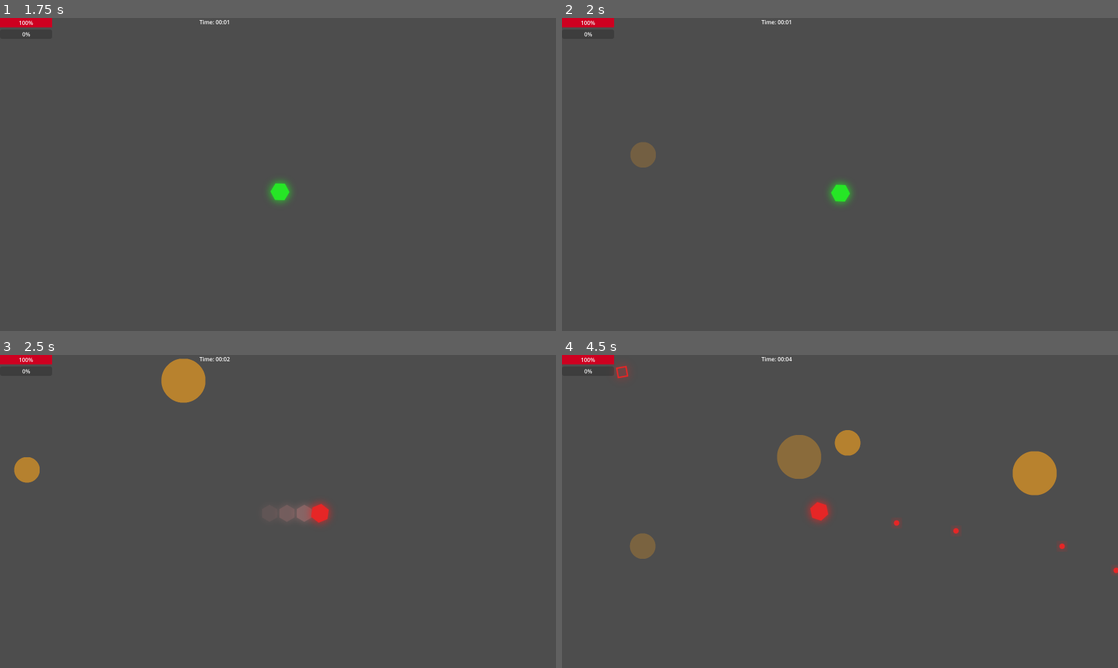
Above: before the commit, frames 1-4 (two rows, left to right).
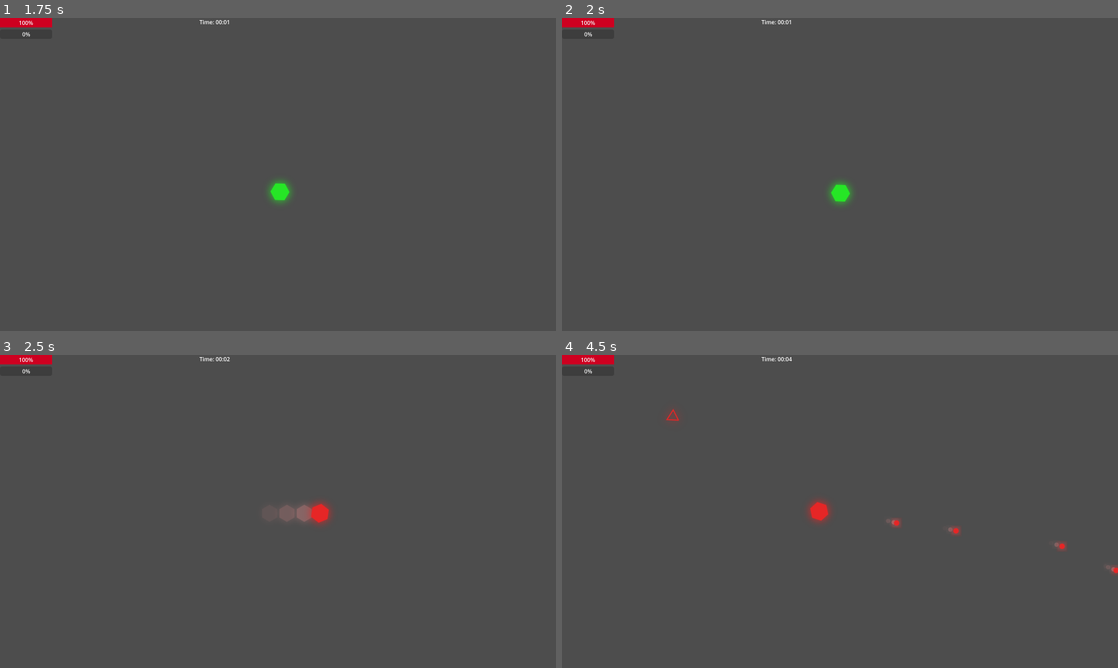
Above: after the commit, the same moments.

Repository: E3-Hub/major-jam-7
Game: Godot game, scene res://scenes/world/main.tscn
The game is run twice, just before and just after one commit, with the same random seed, the same clock (stepped at 60 frames per second) and the same inputs.
Inputs (mouse positions are in pixels of both pictures, inside the frame that each line leads up to):
- Up to frame 1 (1.75 s): tap Enter at 0.5 s; move the mouse to (400, 158) at 0.52 s; hold D (move_right) 0.53-1.28 s; tap Space (dash) at 0.6, 1.25, 1.55 s; move the mouse to (166, 190) at 1.27 s; hold S (move_down) from 1.28 s (still down); tap Q (cycle_color_next) at 1.35 s
- Up to frame 2 (2 s): keep holding S (move_down)
- Up to frame 3 (2.5 s): move the mouse to (333, 442) at 2.02 s; release S (move_down) at 2.03 s; hold D (move_right) from 2.03 s (still down); tap E (cycle_color_prev) at 2.1 s; tap Space (dash) at 2.3 s
- Up to frame 4 (4.5 s): move the mouse to (812, 574) at 2.77 s; release D (move_right) at 2.78 s; hold W (move_up) 2.78-3.53 s; tap Space (dash) at 2.85, 3.8, 4.35 s; move the mouse to (1006, 558) at 3.52 s; press the mouse at (1006, 558) at 3.53 s; hold A (move_left) from 3.53 s (still down); move the mouse to (673, 464) at 4.27 s; release the mouse at (673, 464) at 4.28 s

Frame 1 is identical in both runs. In frame 2, 0.3% of the frame differs, in the area x 12-17%, y 39-48%; in frame 3, 1.2%; in frame 4, 2.6%, in the area x 9-100%, y 3-70%.

Commit message:
final adjust

Diff:
--- a/scenes/enemies/bosses/cannon_boss.tscn
+++ b/scenes/enemies/bosses/cannon_boss.tscn
@@ -31,6 +31,7 @@
 landing_damage = 50
 landing_knockback_force = 600.0
 shoot_range = 1000.0
+exp_value = 120
 
 [node name="WarningCircle" parent="LandingArea" index="0"]
 scale = Vector2(0.539062, 0.539062)
@@ -38,3 +39,6 @@
 [node name="Sprite2D" parent="." index="2"]
 material = SubResource("ShaderMaterial_tqxf2")
 texture = ExtResource("2_yee7a")
+
+[node name="HealthSystem" parent="." index="3"]
+max_health = 480
--- a/scenes/enemies/bosses/dashing_boss.tscn
+++ b/scenes/enemies/bosses/dashing_boss.tscn
@@ -33,6 +33,8 @@
 height = 96.0
 
 [node name="DashingBoss" instance=ExtResource("1_iqv2l")]
+dash_range = 800.0
+exp_value = 100
 
 [node name="CollisionShape2D" parent="." index="0"]
 rotation = 1.5708
@@ -43,6 +45,9 @@
 scale = Vector2(0.8, 0.8)
 texture = ExtResource("2_1ndb3")
 
+[node name="HealthSystem" parent="." index="2"]
+max_health = 320
+
 [node name="CollisionShape2D" parent="DashAttackArea" index="0"]
 rotation = 1.5708
 shape = SubResource("CapsuleShape2D_lejqn")
--- a/scenes/enemies/bosses/shooting_boss.tscn
+++ b/scenes/enemies/bosses/shooting_boss.tscn
@@ -30,6 +30,7 @@
 
 [node name="ShootingBoss" instance=ExtResource("1_j4y3o")]
 script = ExtResource("1_4jiwq")
+exp_value = 80
 
 [node name="CollisionShape2D" parent="." index="0"]
 shape = SubResource("CircleShape2D_k02oh")
@@ -39,3 +40,6 @@
 position = Vector2(0, -9)
 scale = Vector2(0.8, 0.8)
 texture = ExtResource("3_k02oh")
+
+[node name="HealthSystem" parent="." index="2"]
+max_health = 200
--- a/scenes/enemies/cannon_enemy.tscn
+++ b/scenes/enemies/cannon_enemy.tscn
@@ -23,12 +23,12 @@
 script = ExtResource("2_cannon")
 spawn_warning_time = 3.0
 landing_damage = 30
-landing_radius = 40.0
 landing_knockback_force = 300.0
 shoot_range = 400.0
 shoot_cooldown = 4.0
 bullet_scene = ExtResource("3_ov0ih")
 speed = 0.0
+exp_value = 15
 
 [node name="LandingArea" type="Area2D" parent="." index="0"]
 collision_layer = 0
@@ -49,7 +49,7 @@
 texture = ExtResource("6_ov0ih")
 
 [node name="HealthSystem" parent="." index="3"]
-max_health = 80
+max_health = 120
 
 [node name="WarningTimer" type="Timer" parent="." index="4"]
 
--- a/scenes/enemies/dashing_enemy.tscn
+++ b/scenes/enemies/dashing_enemy.tscn
@@ -27,6 +27,7 @@
 dash_damage = 25
 reflect_knockback_force = 300.0
 speed = 80.0
+exp_value = 12
 
 [node name="CollisionShape2D" parent="." index="0"]
 shape = SubResource("CircleShape2D_l333l")
@@ -36,7 +37,7 @@
 texture = ExtResource("4_lq5po")
 
 [node name="HealthSystem" parent="." index="2"]
-max_health = 60
+max_health = 80
 
 [node name="DashTimer" type="Timer" parent="." index="3"]
 
--- a/scenes/player/player_bullet.tscn
+++ b/scenes/player/player_bullet.tscn
@@ -1,8 +1,9 @@
-[gd_scene load_steps=6 format=3 uid="uid://s0kxug1tajl2"]
+[gd_scene load_steps=7 format=3 uid="uid://s0kxug1tajl2"]
 
 [ext_resource type="Script" uid="uid://thhmcdhiy441" path="res://scripts/player/player_bullet.gd" id="1_fgkn0"]
 [ext_resource type="Shader" uid="uid://ct66c7vhhyphg" path="res://assets/shaders/color_change.gdshader" id="2_fgkn0"]
 [ext_resource type="Texture2D" uid="uid://kssbx2cikxd7" path="res://assets/player/player_bullet.png" id="3_gswxk"]
+[ext_resource type="Script" uid="uid://br3dprin8ubcf" path="res://scripts/effects/ghost_trail_effect.gd" id="4_gswxk"]
 
 [sub_resource type="ShaderMaterial" id="ShaderMaterial_tyir5"]
 resource_local_to_scene = true
@@ -11,7 +12,7 @@
 shader_parameter/color_intensity = 1.0
 
 [sub_resource type="CircleShape2D" id="CircleShape2D_altju"]
-radius = 14.0
+radius = 11.0
 
 [node name="PlayerBullet" type="Area2D"]
 script = ExtResource("1_fgkn0")
@@ -22,3 +23,12 @@
 
 [node name="CollisionShape2D" type="CollisionShape2D" parent="."]
 shape = SubResource("CircleShape2D_altju")
+
+[node name="GhostTrailEffect" type="Node2D" parent="." node_paths=PackedStringArray("sprite")]
+script = ExtResource("4_gswxk")
+ghost_interval = 0.03
+ghost_fade_time = 0.09
+ghost_scale = 0.8
+sprite = NodePath("../Sprite2D")
+auto_start = true
+metadata/_custom_type_script = "uid://br3dprin8ubcf"
--- a/scenes/world/main.tscn
+++ b/scenes/world/main.tscn
@@ -16,11 +16,13 @@
 [node name="Main" type="Node2D"]
 
 [node name="Player" parent="." instance=ExtResource("1_0wkb6")]
+z_index = 1
 
 [node name="Camera2D" type="Camera2D" parent="."]
 script = ExtResource("1_qip8x")
 
 [node name="UIManager" parent="Camera2D" instance=ExtResource("3_f8fyy")]
+z_index = 2
 offset_left = -800.0
 offset_top = -450.0
 offset_right = -800.0
@@ -38,10 +40,11 @@
 [node name="EnemySpawner" type="Node2D" parent="."]
 script = ExtResource("4_wbupf")
 enemy_scenes = Array[PackedScene]([ExtResource("5_7tdlr"), ExtResource("6_8xk2r"), ExtResource("7_cannon")])
+spawn_interval = 2.0
 
 [node name="BossSpawner" type="Node2D" parent="."]
 script = ExtResource("4_wbupf")
-enemy_scenes = Array[PackedScene]([ExtResource("9_85j56"), ExtResource("10_qip8x"), ExtResource("9_j0vxu")])
-spawn_interval = 2.0
+enemy_scenes = Array[PackedScene]([ExtResource("9_j0vxu"), ExtResource("9_85j56"), ExtResource("10_qip8x")])
+spawn_interval = 20.0
 spawn_wave_interval = 20.0
 metadata/_custom_type_script = "uid://dhhniimbgha7d"
--- a/scripts/enemies/base_enemy.gd
+++ b/scripts/enemies/base_enemy.gd
@@ -2,7 +2,7 @@
 class_name BaseEnemy
 
 @export var speed: float = 100.0
-@export var exp_value: int = 5
+@export var exp_value: int = 10
 
 @onready var health_system: HealthSystem = $HealthSystem
 @onready var sprite: Sprite2D = $Sprite2D
@@ -19,6 +19,7 @@
 	speed *= GameModifiers.enemy_speed_modifier
 	health_system.max_health = int(health_system.max_health * GameModifiers.enemy_health_modifier)
 	health_system.current_health = health_system.max_health
+	scale *= GameModifiers.enemy_size_modifier
 
 	# Connect health system
 	health_system.died.connect(_on_died)
--- a/scripts/enemies/enemy_bullet.gd
+++ b/scripts/enemies/enemy_bullet.gd
@@ -11,6 +11,7 @@
 func _ready():
 	collision_layer = 8 # Enemy bullets layer
 	collision_mask = 1 # Player layer
+	scale *= GameModifiers.enemy_size_modifier
 
 	damage = int(damage * GameModifiers.enemy_damage_modifier)
 	speed *= GameModifiers.bullet_speed_modifier
--- a/scripts/enemies/heavy_bullet.gd
+++ /dev/null
@@ -1,13 +0,0 @@
-extends EnemyBullet
-class_name HeavyBullet
-
-func _ready():
-	super._ready()
-
-	# Override properties for heavy bullet
-	speed = 200.0 # Slower than regular bullets
-	damage = 20 # More damage than regular bullets
-	lifetime = 8.0 # Longer range
-
-	# Make it bigger
-	scale = Vector2(1.5, 1.5)
--- a/scripts/player/player.gd
+++ b/scripts/player/player.gd
@@ -8,7 +8,7 @@
 @export var dash_direction = Vector2.ZERO
 @export var bullet_scene: PackedScene
 @export var base_shoot_cooldown: float = 0.2
-@export var invincibility_on_damage_duration: float = 2.0 # Duration of invincibility after taking damage
+@export var invincibility_on_damage_duration: float = 1.0 # Duration of invincibility after taking damage
 @export var blink_frequency: float = 0.1 # Time between sprite visibility toggles for blinking
 
 @onready var health_system: HealthSystem = $HealthSystem
--- a/scripts/systems/enemy_spawner.gd
+++ b/scripts/systems/enemy_spawner.gd
@@ -47,7 +47,7 @@
 		return
 
 	# Choose random enemy type
-	var enemy_scene = enemy_scenes[randi() % enemy_scenes.size()]
+	var enemy_scene = enemy_scenes[randi() % GameModifiers.enemy_type_level]
 	var enemy: BaseEnemy = enemy_scene.instantiate()
 
 	# Check if it's a CannonEnemy for special spawn handling
--- a/scripts/systems/game_modifiers.gd
+++ b/scripts/systems/game_modifiers.gd
@@ -33,6 +33,10 @@
 # Patch power modifiers
 var patch_power_modifier: float = 1.0
 
+var enemy_size_modifier: float = 1.0
+
+var enemy_type_level: int = 1
+
 # Reset all modifiers to default
 func reset_all_modifiers():
 	player_damage_modifier = 1.0
@@ -49,3 +53,5 @@
 	enemy_health_modifier = 1.0
 	bullet_chaos_mode = false
 	patch_power_modifier = 1.0
+	enemy_size_modifier = 1.0
+	enemy_type_level = 1
--- a/scripts/systems/patch_system/patch_system.gd
+++ b/scripts/systems/patch_system/patch_system.gd
@@ -1,8 +1,8 @@
 extends Node
 class_name PatchSystem
 
-@export var min_patch_interval: float = 30
-@export var max_patch_interval: float = 40
+@export var min_patch_interval: float = 20
+@export var max_patch_interval: float = 30
 
 @onready var patch_timer: Timer = $PatchTimer
 
@@ -89,9 +89,15 @@
 
 func apply_random_patch():
 	var patches: Array[PatchData] = generate_random_patches()
+	patch_count += 1
+	if patch_count == 2:
+		patches.append(PatchData.new("Developer just have free time :3\n• Add new enemy type that dash toward player", "enemy_type_level", 1))
+	elif patch_count == 4:
+		patches.append(PatchData.new("Developer just hired a lot of intern\n• Add new enemy type that drop from sky", "enemy_type_level", 1))
+
 	var changes_text = ""
 
-	patch_count += 1
+
 	for patch in patches:
 		changes_text += patch.text + "\n"
 		apply_patch_effect(patch)
@@ -129,3 +135,7 @@
 			GameModifiers.experience_modifier += patch.value
 		"patch_power":
 			GameModifiers.patch_power_modifier += patch.value
+		"enemy_size":
+			GameModifiers.enemy_size_modifier += patch.value
+		"enemy_type_level":
+			GameModifiers.enemy_type_level += 1
--- a/scripts/systems/patch_system/patch_type.gd
+++ b/scripts/systems/patch_system/patch_type.gd
@@ -157,8 +157,8 @@
 		["Fixed experience exploit", "Leveling too fast", "Progression rebalanced"],
 		["Reduced EXP gain by {value}%", "Experience rewards decreased by {value}%", "Leveling slowed by {value}%"],
 		"experience",
-		-0.1,
-		-0.2
+		-0.2,
+		-0.1
 	),
 	PatchType.new(
 		"match_color_damage_buff",
@@ -173,8 +173,8 @@
 		["Players complained about match color damage", "Match color damage was too high", "Combat felt unbalanced"],
 		["Reduced match color damage by {value}%", "Match color damage nerfed by {value}%", "Match color damage decreased by {value}%"],
 		"match_color_damage",
-		-0.1,
-		-0.2
+		-0.2,
+		-0.1
 	),
 	PatchType.new(
 		"patch_power_increase",
@@ -184,4 +184,20 @@
 		0.2,
 		0.4
 	),
+	PatchType.new(
+		"enemy_size_increase",
+		["Enemies were too small", "Enemy size was too low", "Combat felt unbalanced"],
+		["Increased enemy size by {value}%", "Enemy size boosted by {value}%", "Enemies now {value}% larger"],
+		"enemy_size",
+		0.1,
+		0.2
+	),
+	PatchType.new(
+		"enemy_size_decrease",
+		["Enemies were too large", "Enemy size was too high", "Combat felt unbalanced"],
+		["Reduced enemy size by {value}%", "Enemy size nerfed by {value}%", "Enemies now {value}% smaller"],
+		"enemy_size",
+		-0.2,
+		-0.1
+	),
 ]
--- a/scripts/world/exp_orb.gd
+++ b/scripts/world/exp_orb.gd
@@ -1,8 +1,8 @@
 extends Area2D
 class_name ExpOrb
 
-@export var exp_value: int = 10
 @export var move_speed: float = 400.0
+var exp_value: int
 
 var player: Player
 var is_being_collected: bool = false
@@ -30,6 +30,7 @@
 
 func setup(value: int):
 	exp_value = value
+	scale *= sqrt(exp_value / 10.0)
 
 func _on_body_entered(body):
 	if body is Player:
